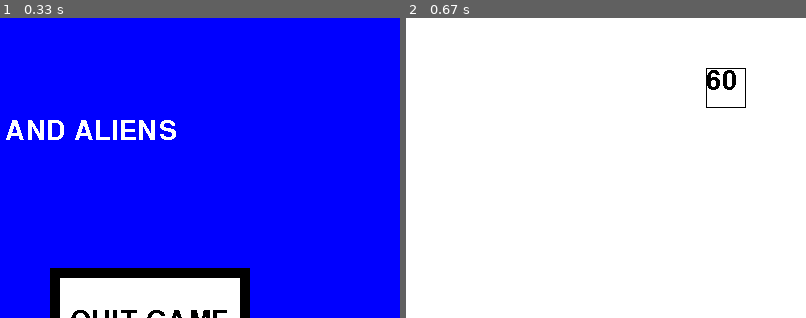
Above: before the commit, frames 1-2 (left to right).
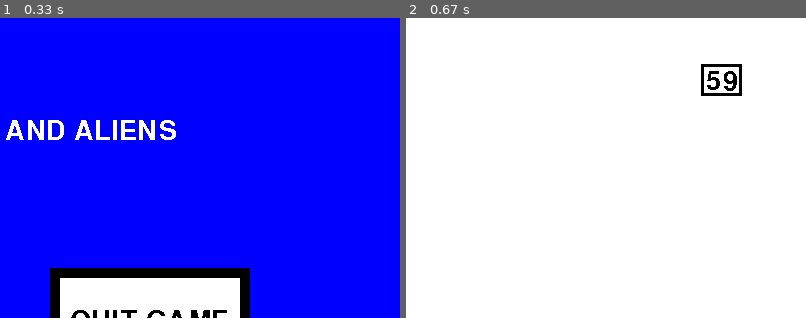
Above: after the commit, the same moments.

Repository: Yummy-computer-bits/PygameShootyGame
Game: pygame game, started from ProjectMain.py
Same seed, same stepped clock (60 frames per second), same inputs: the game is played once before the commit and once after it.
Inputs (mouse positions are % of the whole screen's width and height, from its top left):
- Up to frame 1 (0.33 s): no input
- Up to frame 2 (0.67 s): click (31, 50) at 0.38 s
The pictures show only the part of the screen within x 50-100%, y 0-50%; the shares and areas given below are measured in that part.

Frame 1 is identical in both runs. In frame 2, 0.6% of the frame differs, in the area x 73-85%, y 15-30%.

Commit message:
wow that was really cool

Diff:
--- a/Game_State.py
+++ b/Game_State.py
@@ -24,8 +24,8 @@
     pygame.draw.rect(Window, White, close, 0)  # draw quit button
     pygame.draw.rect(Window, Black, closeborder, 10)  # draw a border around quit button
 
-    closewords = Font.render("QUIT GAME", False, Black)
-    Window.blit(closewords, (470, 290))
+    closewords = Font.render("QUIT GAME", False, Black) #creates surface with text
+    Window.blit(closewords, (470, 290)) # draws the closewords surface on surface window with parameters x.y
 
     return close
 
--- a/Time_Module.py
+++ b/Time_Module.py
@@ -1,12 +1,17 @@
 import pygame
 def countdown(Font, Black, Window):
-    Current = 60
-    STRcurrent = "60"
-    while Current != 0:
-        timeletters = Font.render(STRcurrent, False, Black)
-        Window.blit(timeletters,(700,50))
-        #Current -= 1
-        #STRcurrent = str(Current)
-        clearnumber = pygame.Rect(700, 50, 40, 40)
-        pygame.draw.rect(Window, ((Black)), clearnumber, 1)
-        Current = 0
+
+    numbersdown = pygame.Rect(698, 49, 35, 26.5)  # declares a white rectangle inside the border
+    numberborder = pygame.Rect(695, 46, 41, 32.5)  # decleares a border around the time remaining number
+    pygame.draw.rect(Window, ((Black)), numberborder, 3)  # draws the border around the time
+
+    Current = 60 # sets the initial time at 60 "seconds". Will count down
+    STRcurrent = "60" # the intial time represented as a string for display purposes
+
+    while Current != 0: #if time hasn't run out yet...
+        pygame.draw.rect(Window, ((255, 255, 255)), numbersdown, 0)  # clears the displayed time with white pixels
+        #Current -= 1 #derecments current by 1 "second" # needs tick based system to go by 1 a second
+        STRcurrent = "59" # typecasts current into a seperate variable as a string
+        timeletters = Font.render(STRcurrent, False, Black)  # RE-declares surface timeletters (it doesnt automatically update!)
+        Window.blit(timeletters, (700, 50))  # draws surface timeletters on surface window
+        Current = 0 # exits loop/kills program early
